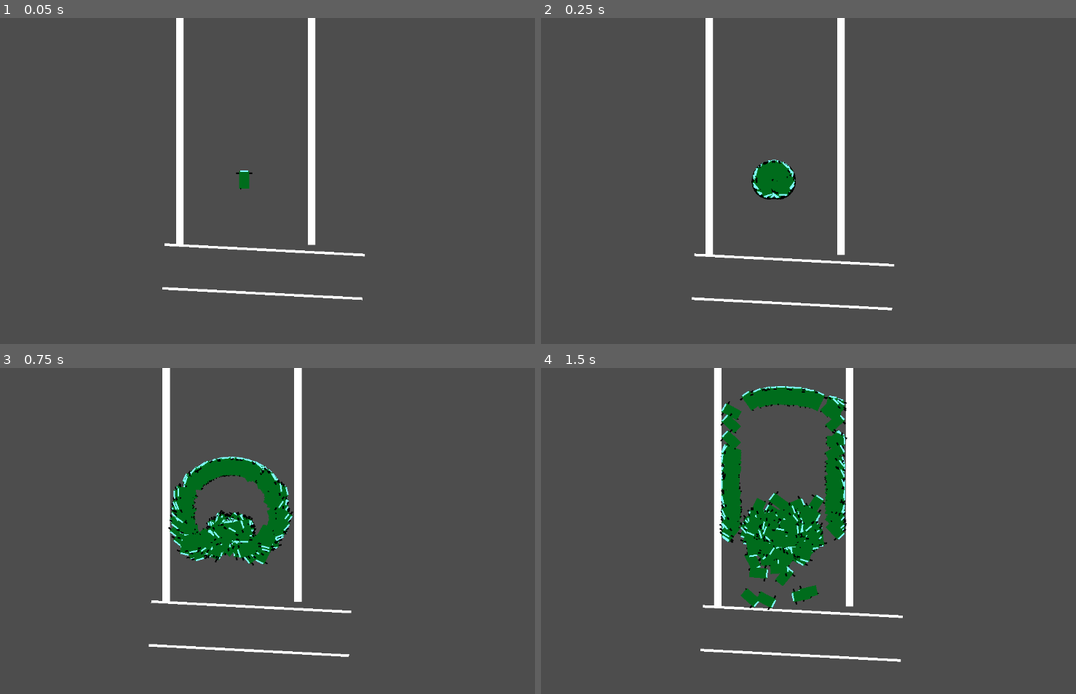
Above: before the commit, frames 1-4 (two rows, left to right).
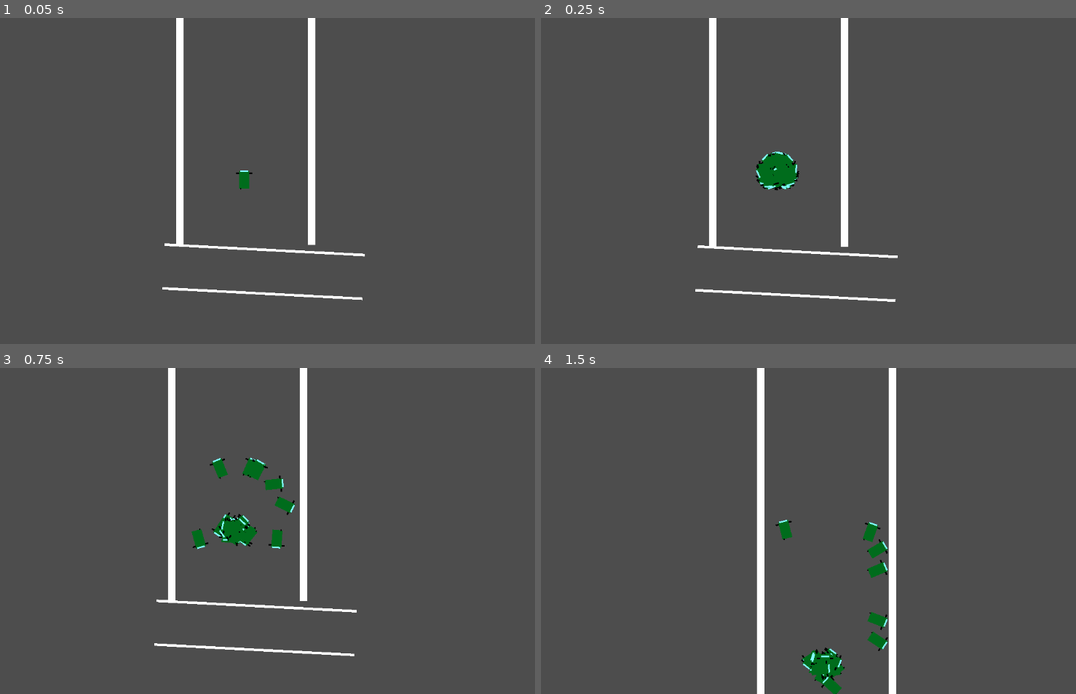
Above: after the commit, the same moments.

Repository: ssootube/GeneticAlgorithmAutonomousDrivingProjectWithGodot4
Game: Godot game, scene res://node/main.tscn
The game is run twice, just before and just after one commit, with the same random seed, the same clock (stepped at 60 frames per second) and the same inputs.
Inputs:
- Up to frame 1 (0.05 s): no input
- Up to frame 2 (0.25 s): no input
- Up to frame 3 (0.75 s): no input
- Up to frame 4 (1.5 s): no input

Frame 1 is identical in both runs. In frame 2, 3.9% of the frame differs, in the area x 28-67%, y 0-90%; in frame 3, 7.4%; in frame 4, 13%, in the area x 29-68%, y 0-100%.
Error after the commit: Parse Error: Identifier "SQLite" not declared in the current scope. (res://scripts/DBManager.gd:14)

Commit message:
2023.12.17방송분
SQLite 환경 구축

Diff:
--- a/node/CharacterBody2D.gd
+++ b/node/CharacterBody2D.gd
@@ -7,7 +7,7 @@
 @export var raycase2d_5 : RayCast2D
 @export var speed : float = 200
 var updateCicle = 0.1
-var kill_time = 2
+var kill_time = 1.2
 var timer = 0
 var repeat_kill_timer = 0
 var angle = 0
--- a/node/main.gd
+++ b/node/main.gd
@@ -5,7 +5,7 @@
 @export var my_camera : Camera2D
 # Called when the node enters the scene tree for the first time.
 func _ready():
-	geneticAlgorithm = GeneticAlgorithm.new(self,1000,Network.new().get_gene().size())
+	geneticAlgorithm = GeneticAlgorithm.new(self,50,Network.new().get_gene().size())
 	pass # Replace with function body.
 
 
--- a/node/main.tscn
+++ b/node/main.tscn
@@ -128,3 +128,60 @@
 [node name="Node2D6" parent="map2" instance=ExtResource("4_bxqcj")]
 position = Vector2(-120, 164)
 rotation = 1.62301
+
+[node name="map3" type="Node2D" parent="."]
+position = Vector2(10559, -11767)
+rotation = 2.69133
+
+[node name="Node2D2" parent="map3" instance=ExtResource("4_bxqcj")]
+position = Vector2(3780, -2585)
+rotation = 1.72148
+scale = Vector2(2.5, 2.5)
+
+[node name="Node2D3" parent="map3" instance=ExtResource("4_bxqcj")]
+position = Vector2(4741, -2437)
+rotation = 1.72148
+scale = Vector2(2, 2)
+
+[node name="curve_road" parent="map3" instance=ExtResource("3_ofs1r")]
+position = Vector2(5890, -2441)
+rotation = -2.26406
+scale = Vector2(2, 2)
+
+[node name="curve_road2" parent="map3" instance=ExtResource("3_ofs1r")]
+position = Vector2(6168, -2879)
+rotation = -3.0689
+scale = Vector2(2, 2)
+
+[node name="Node2D4" parent="map3" instance=ExtResource("4_bxqcj")]
+position = Vector2(6183, -3019)
+scale = Vector2(1.8, 1.8)
+
+[node name="Node2D5" parent="map3" instance=ExtResource("4_bxqcj")]
+position = Vector2(6179, -3724)
+scale = Vector2(1.5, 1.5)
+
+[node name="curve_road3" parent="map3" instance=ExtResource("3_ofs1r")]
+position = Vector2(6182, -4314)
+scale = Vector2(1.5, 1.5)
+
+[node name="curve_road4" parent="map3" instance=ExtResource("3_ofs1r")]
+position = Vector2(6363, -4637)
+rotation = 0.99621
+scale = Vector2(1.2, 1.2)
+
+[node name="Node2D" parent="map3" instance=ExtResource("4_bxqcj")]
+position = Vector2(6201.48, -4587.32)
+rotation = -0.945125
+
+[node name="Node2D6" parent="map3" instance=ExtResource("4_bxqcj")]
+position = Vector2(6549.5, -4048.12)
+rotation = -1.26072
+
+[node name="Node2D8" parent="map3" instance=ExtResource("4_bxqcj")]
+position = Vector2(3670.25, -2498.75)
+rotation = -0.015025
+
+[node name="Node2D7" parent="map3" instance=ExtResource("4_bxqcj")]
+position = Vector2(6155.14, -3271.33)
+rotation = -0.0200412
--- a/project.godot
+++ b/project.godot
@@ -15,6 +15,10 @@
 config/features=PackedStringArray("4.1", "GL Compatibility")
 config/icon="res://icon.svg"
 
+[autoload]
+
+DbManager="*res://scripts/DBManager.gd"
+
 [layer_names]
 
 2d_physics/layer_1="car"
--- /dev/null
+++ b/scripts/DBManager.gd
@@ -0,0 +1,49 @@
+extends Node
+
+var db = null
+# Called when the node enters the scene tree for the first time.
+func _ready():
+	var db_path = "user://car_gene_DB.db"
+	var db_file = DirAccess.open("user://")
+	if not db_file.file_exists(db_path):
+		var src_file = FileAccess.open("res://car_gene_DB.db", FileAccess.READ)
+		var dst_file = FileAccess.open(db_path,FileAccess.WRITE)
+		dst_file.store_buffer(src_file.get_buffer(src_file.get_length()))
+		src_file.close()
+		dst_file.close()
+	db = SQLite.new()
+	db.path = db_path
+	db.open_db()
+	pass # Replace with function body.
+
+func insert_gene(st_time:String,generation:int,no : int, score:float,gene:Array,fail_yn : bool):
+	var gene_blob = gene_to_string(gene)
+	var query = "INSERT INTO CAR_GENES VALUES('%s', %d, %d, %f, '%s', '%s')" %[st_time,generation,no,score,gene_blob,'1' if fail_yn else '0']
+	db.query(query)
+	pass
+
+func gene_to_string(gene_array:Array) -> String:
+	var gene_string = str(gene_array) # [1,2,3,4]
+	gene_string = gene_string.substr(1,gene_string.length() - 2) # 양 끝 대괄호 제거
+	return gene_string
+
+func string_to_gene(gene_string:String) -> Array:
+	var gene_array = []
+	var gene_elements = gene_string.split(",")
+	for gene_element in gene_elements:
+		if gene_element != "":
+			gene_array.append(float(gene_element))
+	return gene_array
+
+func get_max_two_score_gene(st_time:String, generation:int) -> Array:
+	var query = "SELECT GENE FROM CAR_GENES WHERE ST_TIME = '%s' AND GENERATION = %d ORDER BY FAIL_YN DESC, SCORE DESC LIMIT 2 " % [st_time,generation]
+	db.query(query)
+	var result = []
+	for data in db.query_result:
+		result.append(string_to_gene(data["GENE"]))
+	return result
+
+func get_last_best_gene() -> Array:
+	var query = "SELECT GENE FROM CAR_GENES WHERE ST_TIME = (SELECT MAX(ST_TIME) FROM CAR_GENES) ORDER BY FAIL_YN DESC, SCORE DESC LIMIT 1 "
+	db.query(query)
+	return string_to_gene(db.query_result[0]["GENE"])
--- a/scripts/GeneticAlgorithm.gd
+++ b/scripts/GeneticAlgorithm.gd
@@ -6,12 +6,21 @@
 var scores = [] # 점수 (일단 선언부터.)
 var car_scene = preload("res://node/car.tscn")
 
+var st_time
+var generation
+
 func _init(parent_node, population_size, gene_size):#완성
+	st_time = Time.get_date_string_from_system() + " " + Time.get_time_string_from_system()
+	generation = 1
 	#초기 값을 받아 첫번째 세대를 랜덤한 유전자로 생성합니다.
+	var getLast = false
 	for i in range(population_size):
 		var gene = []
-		for j in range(gene_size):
-			gene.append(randf() * 2.0 - 1.0) # -1.0 ~ 1.0 의 실수를 랜덤하게 유전자로 설정합니다.
+		if !getLast:
+			for j in range(gene_size):
+				gene.append(randf() * 2.0 - 1.0) # -1.0 ~ 1.0 의 실수를 랜덤하게 유전자로 설정합니다.
+		else:
+			gene = DbManager.get_last_best_gene()
 		population.append(instantiate_car(parent_node,gene))
 
 func get_pos():
@@ -40,16 +49,19 @@
 
 func evolve(parent_node): #완성
 	calculate_scores() #먼저 점수를 계산합니다.
-	var max_indices = get_two_max_indices(scores)
-	var best_gene1 = population[max_indices[0]].get_gene()
-	var best_gene2 = population[max_indices[1]].get_gene()
+	for i in range(population.size()):
+		DbManager.insert_gene(st_time,generation,i,scores[i],population[i].get_gene(),population[i].get_child(0).didHit)
+	var best_gene = DbManager.get_max_two_score_gene(st_time,generation)
+#	var max_indices = get_two_max_indices(scores)
+#	var best_gene1 = population[max_indices[0]].get_gene()
+#	var best_gene2 = population[max_indices[1]].get_gene()
 
-	print("best score : ", scores[max_indices[0]])
+	#print("best score : ", scores[max_indices[0]])
 
 	var new_population = [] #다음 세대가 될 개체들을 담을 배열.
 	var new_population_count = len(population) #다음 세대의 자식들을, 현 세대의 개체수 만큼 생성합니다.
 	for i in range(new_population_count):
-		var child_gene = crossover(best_gene1,best_gene2)
+		var child_gene = crossover(best_gene[0],best_gene[1])
 		child_gene = mutate(child_gene)
 		new_population.append(instantiate_car(parent_node,child_gene))
 
@@ -57,7 +69,7 @@
 	for element in population:
 		element.queue_free()
 	population = new_population
-
+	generation += 1
 
 	pass
 
--- a/scripts/network.gd
+++ b/scripts/network.gd
@@ -4,7 +4,7 @@
 var biases = []
 
 func _init():#초기화 합니다.
-	var layer_sizes = [5,10,4,3,1]
+	var layer_sizes = [5,5*5,5*5,20,20,10,1]
 	for i in range(layer_sizes.size() - 1):
 		layers.append(Array())
 		biases.append(Array())
Not shown, added: addons/godot-sqlite/godot-sqlite.gd
Not shown, added: addons/godot-sqlite/plugin.cfg
Not shown, added: addons/godot-sqlite/LICENSE.md
Not shown, added: addons/godot-sqlite/bin/libgdsqlite.android.template_debug.arm64.so
Not shown, added: addons/godot-sqlite/bin/libgdsqlite.android.template_debug.x86_64.so
Not shown, added: addons/godot-sqlite/bin/libgdsqlite.android.template_release.arm64.so
Not shown, added: addons/godot-sqlite/bin/libgdsqlite.android.template_release.x86_64.so
Not shown, added: addons/godot-sqlite/bin/libgdsqlite.ios.template_debug.arm64.dylib
Not shown, added: addons/godot-sqlite/bin/libgdsqlite.ios.template_release.arm64.dylib
Not shown, added: addons/godot-sqlite/bin/libgdsqlite.linux.template_debug.x86_64.so
Not shown, added: addons/godot-sqlite/bin/libgdsqlite.linux.template_release.x86_64.so
Not shown, added: addons/godot-sqlite/bin/libgdsqlite.macos.template_debug.framework/libgdsqlite.macos.template_debug
(and 5 more such lines)
